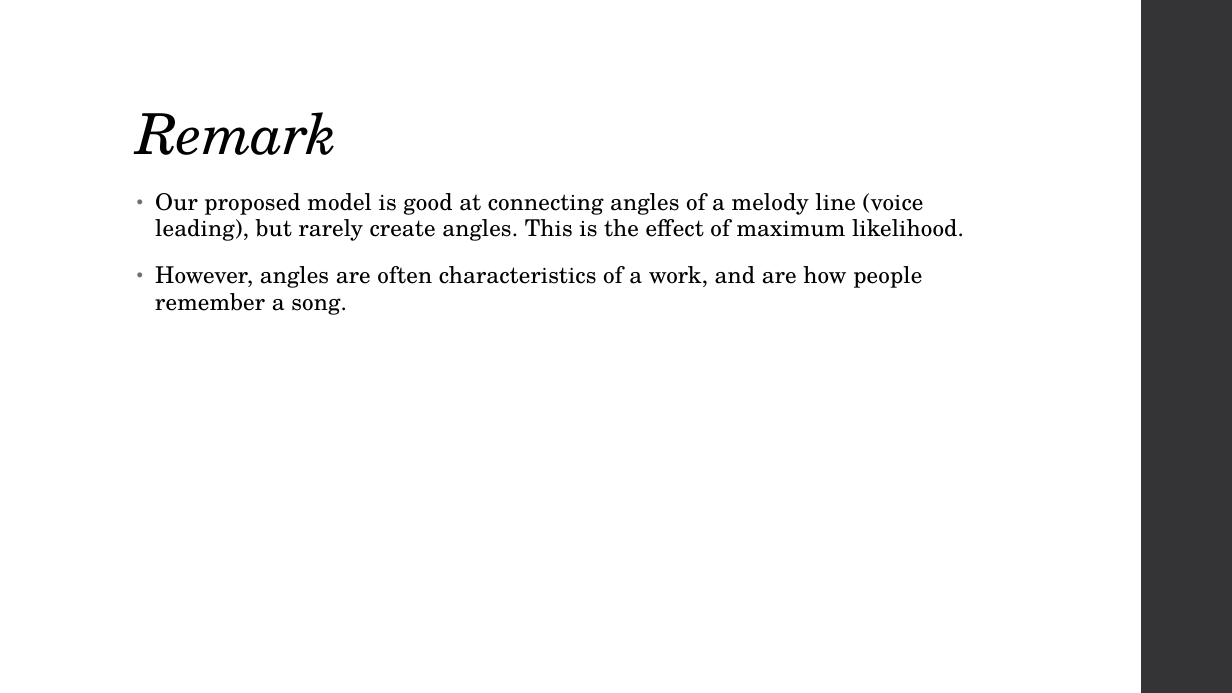
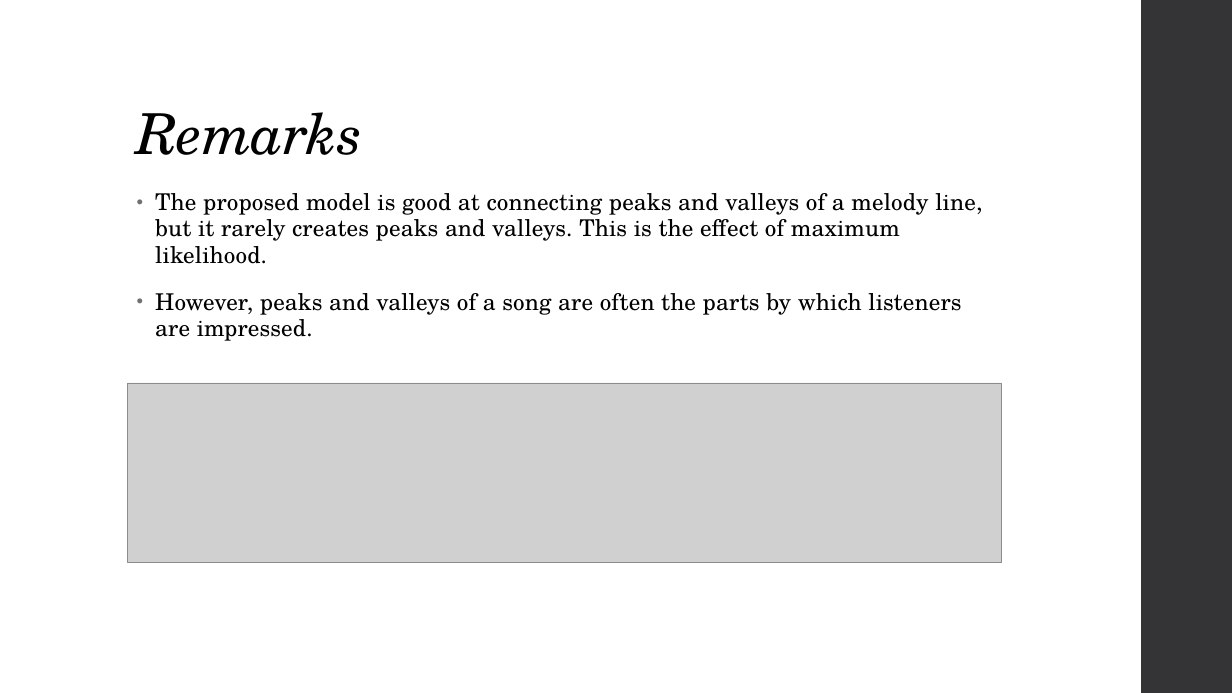
Before and after one commit to Rajon010/MD2016_Final, a slide deck: slide 10 of presentation.pptx. Drawn at 1232x693 pixels with LibreOffice and Linux fonts; fonts in the diff are those of the drawing; grey boxes stand for pictures. Boxes give left, top, right and bottom in pixels: in the first picture for what was removed or moved away, otherwise in the second. Text is boxed around its words. In the diff, an @@ line names an element or a change of style, - is before the commit and + after.

Commit message:
revise ppt

```diff
--- a/presentation.pptx
+++ b/presentation.pptx
@@ title at (137, 112, 362, 155): text changed @@
-Remark
+Remarks
@@ text at (155, 193, 982, 341): text changed @@
-• Our proposed model is good at connecting angles of a melody line (voice leading), but rarely create angles. This is the effect of maximum likelihood.
-• However, angles are often characteristics of a work, and are how people remember a song.
+• The proposed model is good at connecting peaks and valleys of a melody line, but it rarely creates peaks and valleys. This is the effect of maximum likelihood.
+• However, peaks and valleys of a song are often the parts by which listeners are impressed.
@@ picture added at (128, 384, 1002, 563) @@
```
Also in this commit, not shown: 3 other slides changed.
